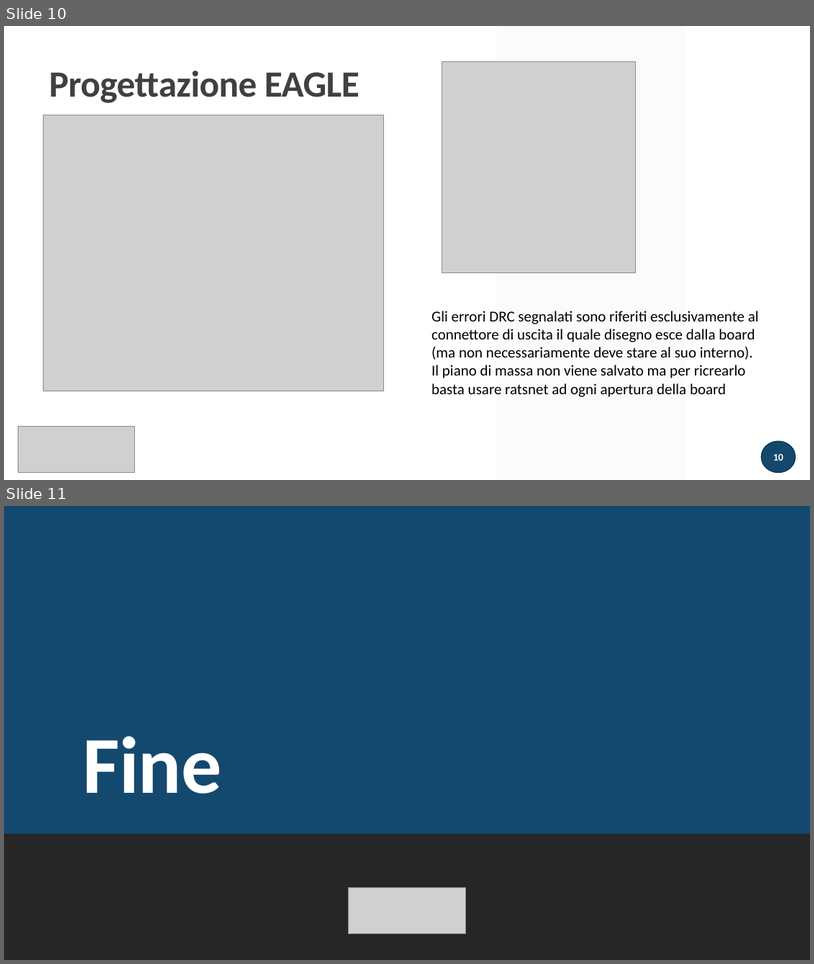
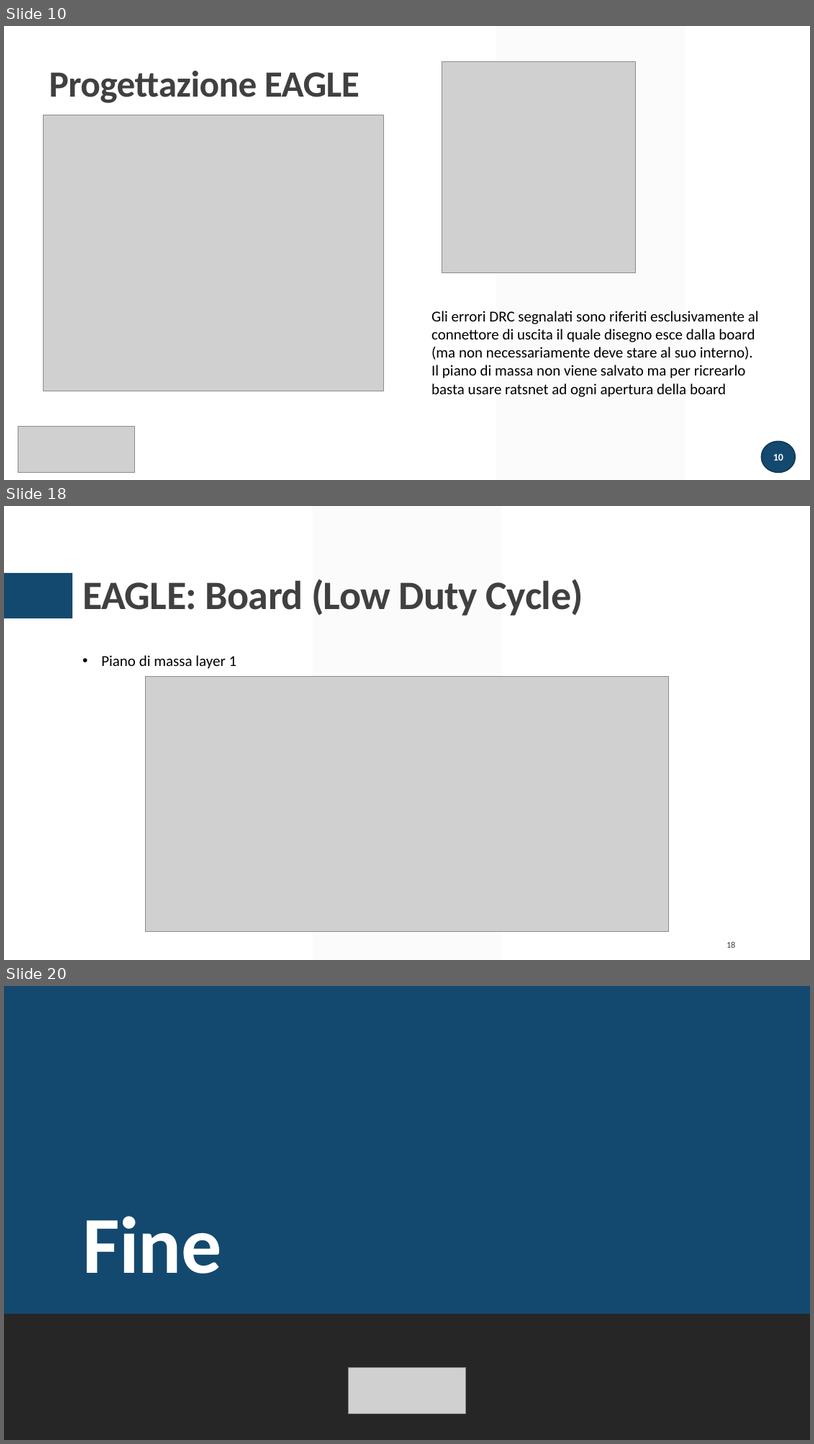
Before and after one commit to greco-salvatore/LTSpice, a slide deck: presentazione/presentazione.pptx. Shown one above the other, each under a label of ours: slides 10 and 11 before the commit, slides 10, 18 and 20 after it; the slides between them are not shown. The pictures are 814x964 and 814x1444 pixels, drawn with LibreOffice and Linux fonts; fonts in the diff are those of the drawing; grey boxes stand for pictures. Boxes give left, top, right and bottom in pixels: in the first picture for what was removed or moved away, otherwise in the second. Text is boxed around its words. In the diff, an @@ line names an element or a change of style, - is before the commit and + after.

```diff
--- a/presentazione/presentazione.pptx
+++ b/presentazione/presentazione.pptx
@@ slide 18 added at box(4, 506, 810, 960), background #FFFFFF; not listed: 2 template elements that a slide beside it also shows @@
@@ title added at box(82, 579, 584, 615), 48 pt, text #404040, bold @@
+EAGLE: Board (Low Duty Cycle)
@@ text added at box(101, 655, 237, 669), 18 pt, text #000000 @@
+• Piano di massa layer 1
@@ picture added at box(146, 677, 669, 932) @@
@@ page number added at box(727, 941, 736, 947), 10.5 pt, text #404040 @@
+18
@@ what was slide 11 is now slide 20 @@
```
Also in this commit, not shown: 2 slides changed, 8 other slides added.
